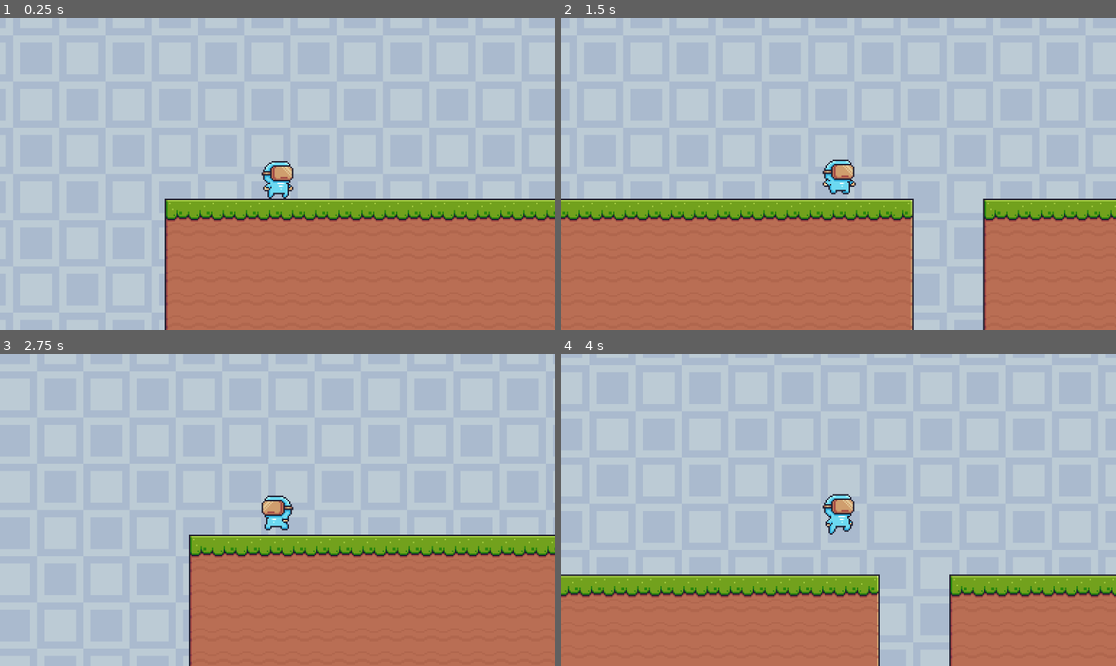
Above: before the commit, frames 1-4 (two rows, left to right).
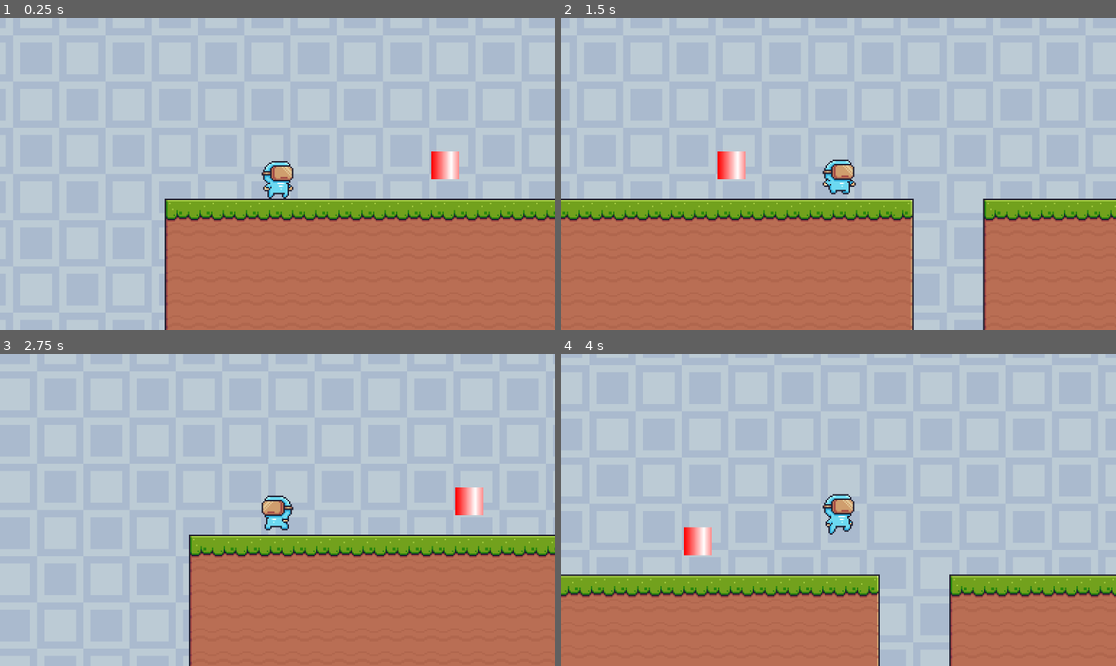
Above: after the commit, the same moments.

Repository: Zarlden/Syncronauts
Game: Godot game, scene res://Level/level_1.tscn
The game is run twice, just before and just after one commit, with the same random seed, the same clock (stepped at 60 frames per second) and the same inputs.
Inputs:
- Up to frame 1 (0.25 s): no input
- Up to frame 2 (1.5 s): hold D (Right) from 0.53 s (still down); tap Space (Jump) at 0.77 s
- Up to frame 3 (2.75 s): tap Space (Jump) at 1.52 s; release D (Right) at 2.03 s; hold A (Left) from 2.03 s (still down)
- Up to frame 4 (4 s): release A (Left) at 2.78 s; hold D (Right) from 2.78 s (still down); tap Space (Jump) at 3.02, 3.77 s

The runs differ from the first frame. In frame 1, 0.5% of the frame differs, in the area x 77-83%, y 42-52%; in frame 2, 0.5%; in frame 3, 0.5%; in frame 4, 0.5%.

Commit message:
Basic puddles working

Diff:
--- /dev/null
+++ b/Laser.gd
@@ -0,0 +1,14 @@
+extends Node2D
+
+@onready var line = $Line2D
+
+func _ready():
+	var gradient = Gradient.new()
+	gradient.set_color(0, Color.RED) # Change the color to the desired laser color
+	gradient.set_color(1, Color.RED)
+
+	var gradient_texture = Sprite2D.new()
+	gradient_texture.gradient = gradient
+	gradient_texture.width = 1
+
+	line.texture = gradient_texture
--- a/Level/level_1.tscn
+++ b/Level/level_1.tscn
@@ -7,6 +7,7 @@
 [ext_resource type="PackedScene" uid="uid://bqtpmqybxghfy" path="res://Interactable_Objects/checkpoint.tscn" id="7_o57h3"]
 [ext_resource type="PackedScene" uid="uid://ch6pmxvx21fnd" path="res://platform/movingPlatform.tscn" id="7_srvaw"]
 [ext_resource type="PackedScene" uid="uid://pouw3u2i4c6d" path="res://Interactable_Objects/goal.tscn" id="8_4cfu4"]
+[ext_resource type="PackedScene" uid="uid://cfnesaa4lnec4" path="res://puddle.tscn" id="8_m1cpd"]
 
 [sub_resource type="TileSetAtlasSource" id="TileSetAtlasSource_vhq63"]
 texture = ExtResource("1_7l7et")
@@ -486,3 +487,6 @@
 
 [node name="Moving Platform" parent="." index="8" instance=ExtResource("7_srvaw")]
 position = Vector2(550.618, 25.0002)
+
+[node name="Puddle" parent="." index="9" instance=ExtResource("8_m1cpd")]
+position = Vector2(114, -7)
--- /dev/null
+++ b/PathFollow2D.gd
@@ -0,0 +1,11 @@
+extends PathFollow2D
+
+@export var speed = 100.0
+
+func _ready():
+	set_process(true)
+
+func _process(delta):
+	unit_offset += (speed * delta) / curve.get_length()
+	if unit_offset > 1.0:
+		unit_offset = 0
--- a/Player/PlayerAction.gd
+++ b/Player/PlayerAction.gd
@@ -2,8 +2,16 @@
 
 class_name Player
 
+enum colour {
+	RED,
+	GREEN,
+	BLUE,
+	YELLOW
+}
+
 const SPEED = 200.0
 const JUMP_VELOCITY = -225.0
+const playerColour = colour.RED
 
 # Get the gravity from the project settings to be synced with RigidBody nodes.
 var gravity = ProjectSettings.get_setting("physics/2d/default_gravity")
--- /dev/null
+++ b/laser.tscn
@@ -0,0 +1,8 @@
+[gd_scene load_steps=2 format=3 uid="uid://dk5kvsc255f3g"]
+
+[ext_resource type="Script" path="res://Laser.gd" id="1_jhf8a"]
+
+[node name="Laser" type="Node2D"]
+script = ExtResource("1_jhf8a")
+
+[node name="Line2D" type="Line2D" parent="."]
--- a/platform/movingPlatform.gd
+++ b/platform/movingPlatform.gd
@@ -4,7 +4,7 @@
 @onready var platform = $Platform
 
 var moving = false
-var requirement_to_move = 1 #number of players required to move
+var requirement_to_move = 2 #number of players required to move
 var label = null
 
 # Called when the node enters the scene tree for the first time.
--- /dev/null
+++ b/puddle.gd
@@ -0,0 +1,25 @@
+extends Node2D
+
+enum colour {
+	RED,
+	GREEN,
+	BLUE,
+	YELLOW
+}
+
+@export var puddleColour: colour = colour.RED
+# Called when the node enters the scene tree for the first time.
+func _ready():
+	pass # Replace with function body.
+
+
+# Called every frame. 'delta' is the elapsed time since the previous frame.
+func _process(delta):
+	pass
+
+
+
+func _on_body_entered(body):
+	if body is Player:
+		if body.playerColour != puddleColour:
+			body.player_died()
--- /dev/null
+++ b/puddle.tscn
@@ -0,0 +1,26 @@
+[gd_scene load_steps=5 format=3 uid="uid://cfnesaa4lnec4"]
+
+[ext_resource type="Script" path="res://puddle.gd" id="1_nibik"]
+
+[sub_resource type="RectangleShape2D" id="RectangleShape2D_7h2jp"]
+
+[sub_resource type="Gradient" id="Gradient_al5pl"]
+offsets = PackedFloat32Array(0.0193548, 0.716129, 0.983871)
+colors = PackedColorArray(1, 0, 0, 1, 1, 1, 1, 1, 1, 0.565789, 0.565789, 1)
+
+[sub_resource type="GradientTexture2D" id="GradientTexture2D_tka27"]
+gradient = SubResource("Gradient_al5pl")
+
+[node name="Puddle" type="Area2D"]
+script = ExtResource("1_nibik")
+
+[node name="CollisionShape2D" type="CollisionShape2D" parent="."]
+shape = SubResource("RectangleShape2D_7h2jp")
+metadata/_edit_group_ = true
+
+[node name="Sprite2D" type="Sprite2D" parent="."]
+scale = Vector2(0.304688, 0.304688)
+texture = SubResource("GradientTexture2D_tka27")
+metadata/_edit_group_ = true
+
+[connection signal="body_entered" from="." to="." method="_on_body_entered"]
--- /dev/null
+++ b/test_platform.gd
@@ -0,0 +1,10 @@
+extends AnimatableBody2D
+
+var velocity = Vector2(100, 0)
+# Called when the node enters the scene tree for the first time.
+func _ready():
+	pass # Replace with function body.
+
+# Called every frame. 'delta' is the elapsed time since the previous frame.
+func _process(delta):
+	position += velocity * delta
--- /dev/null
+++ b/test_platform.tscn
@@ -0,0 +1,29 @@
+[gd_scene load_steps=6 format=3 uid="uid://cs4cc0e4rcwft"]
+
+[ext_resource type="Script" path="res://test_platform.gd" id="1_buyl1"]
+
+[sub_resource type="Gradient" id="Gradient_csc1d"]
+
+[sub_resource type="GradientTexture2D" id="GradientTexture2D_bpb3e"]
+gradient = SubResource("Gradient_csc1d")
+
+[sub_resource type="RectangleShape2D" id="RectangleShape2D_xykht"]
+size = Vector2(64, 64)
+
+[sub_resource type="Curve2D" id="Curve2D_fdlqx"]
+
+[node name="Platform" type="AnimatableBody2D"]
+position = Vector2(3, 1)
+script = ExtResource("1_buyl1")
+
+[node name="Sprite2D" type="Sprite2D" parent="."]
+texture = SubResource("GradientTexture2D_bpb3e")
+metadata/_edit_group_ = true
+
+[node name="CollisionShape2D" type="CollisionShape2D" parent="."]
+shape = SubResource("RectangleShape2D_xykht")
+one_way_collision = true
+metadata/_edit_group_ = true
+
+[node name="Path2D" type="Path2D" parent="."]
+curve = SubResource("Curve2D_fdlqx")
Not shown: 1 places in Level/level_1.tscn that only renumber resources
